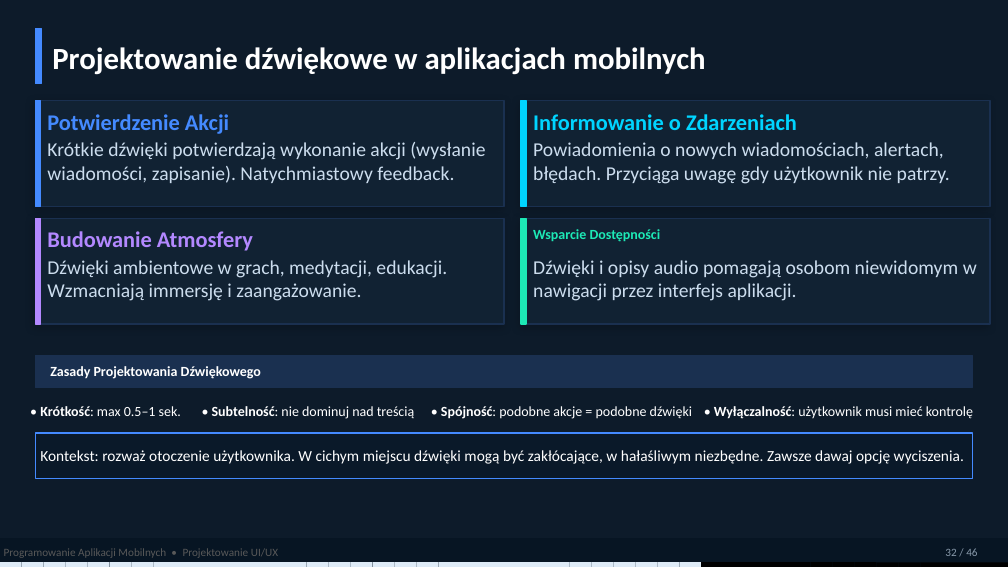
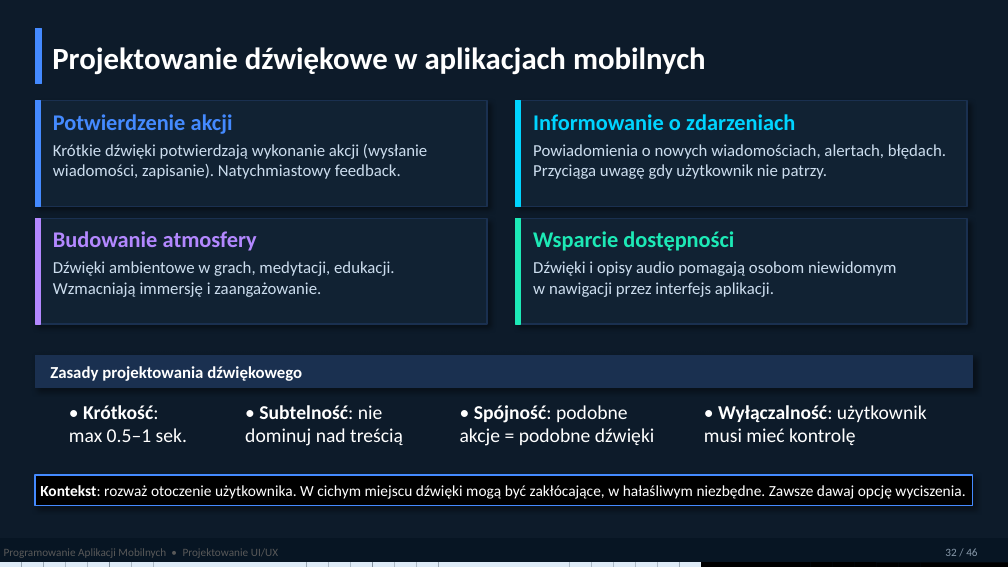
Before and after one commit to MatPomGit/mobileHub, a slide deck: slide 32 of wyklady/w3_ui.pptx. Drawn at 1008x567 pixels with LibreOffice and Linux fonts; fonts in the diff are those of the drawing. Boxes give left, top, right and bottom in pixels: in the first picture for what was removed or moved away, otherwise in the second. Text is boxed around its words. In the diff, an @@ line names an element or a change of style, - is before the commit and + after.

```diff
--- a/wyklady/w3_ui.pptx
+++ b/wyklady/w3_ui.pptx
@@ rectangle: place and size @@
-rectangle at box(35, 101, 504, 207)
+rectangle at box(35, 101, 487, 207)
@@ text at box(53, 114, 233, 134): text changed @@
-Potwierdzenie Akcji
+Potwierdzenie akcji
@@ rectangle: place and size @@
-rectangle at box(521, 101, 526, 207)
+rectangle at box(515, 101, 520, 207)
@@ rectangle: place and size @@
-rectangle at box(521, 101, 990, 207)
+rectangle at box(515, 101, 967, 207)
@@ text at box(533, 114, 795, 130): text changed @@
-Informowanie o Zdarzeniach
+Informowanie o zdarzeniach
@@ rectangle: place and size @@
-rectangle at box(35, 219, 504, 325)
+rectangle at box(35, 219, 487, 325)
@@ text at box(53, 231, 257, 251): text changed @@
-Budowanie Atmosfery
+Budowanie atmosfery
@@ rectangle: place and size @@
-rectangle at box(521, 219, 526, 325)
+rectangle at box(515, 219, 520, 325)
@@ shadow changed in 4 elements at box(35, 101, 487, 207), box(35, 219, 487, 325), box(515, 101, 967, 207), box(515, 219, 967, 325) @@
@@ rectangle: place and size @@
-rectangle at box(521, 219, 990, 325)
+rectangle at box(515, 219, 967, 325)
@@ text at box(533, 231, 734, 251): text changed; size 10 to 16 pt @@
-Wsparcie Dostępności
+Wsparcie dostępności
@@ size 14 to 12 pt in 4 elements at box(53, 144, 427, 179), box(53, 261, 395, 297), box(533, 144, 946, 179), box(533, 261, 897, 297) @@
@@ rectangle at box(35, 355, 973, 387): shadow on @@
@@ text at box(50, 366, 302, 381): text changed; size 10 to 12 pt @@
-Zasady Projektowania Dźwiękowego
+Zasady projektowania dźwiękowego
@@ size 10 to 14 pt in 4 elements at box(704, 405, 927, 445), box(460, 405, 655, 446), box(245, 405, 403, 446), box(69, 405, 187, 442) @@
@@ text "• Krótkość: max 0.5–1 sek.": place and size @@
-text "• Krótkość: max 0.5–1 sek." at box(40, 406, 181, 416)
+text "• Krótkość: max 0.5–1 sek." at box(69, 405, 187, 442)
@@ text "• Subtelność: nie dominuj nad ...": place and size @@
-text "• Subtelność: nie dominuj nad ..." at box(212, 406, 415, 419)
+text "• Subtelność: nie dominuj nad ..." at box(245, 405, 403, 446)
@@ text "• Spójność: podobne akcje = ...": place and size @@
-text "• Spójność: podobne akcje = ..." at box(441, 406, 692, 419)
+text "• Spójność: podobne akcje = ..." at box(460, 405, 655, 446)
@@ rectangle: place and size @@
-rectangle at box(35, 432, 973, 478)
+rectangle at box(35, 475, 973, 505)
@@ rectangle at box(35, 475, 973, 505): fill #0A1929 to #000000; shadow on @@
@@ text "Kontekst: rozważ otoczenie użytkownika. W ...": place and size @@
-text "Kontekst: rozważ otoczenie użytkownika. W ..." at box(40, 450, 964, 464)
+text "Kontekst: rozważ otoczenie użytkownika. W ..." at box(40, 485, 965, 499)
@@ text "Kontekst: rozważ otoczenie użytkownika. W ..." at box(40, 485, 965, 499): bold on in "Kontekst:" @@
```
Also in this commit, not shown: 39 other slides changed, 1 other file.
